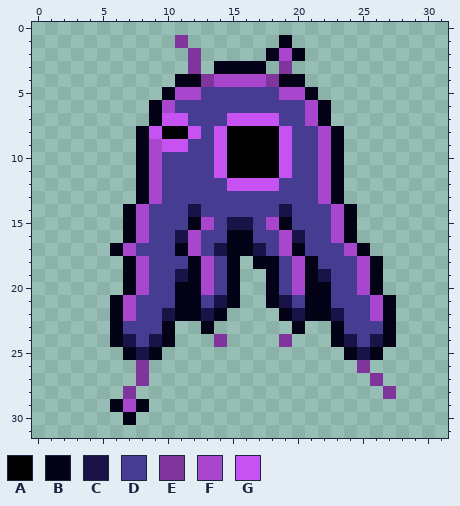
Edited in one commit: pixel-art file (Art/Textures/Enemies/Fate/fate_grasp.aseprite). Above: the version before the commit.
32x32 pixels, 1 frame.
Palette (. is transparent): A #000000  B #040217  C #191347  D #463c91  E #80359d  F #a846ce  G #c552f1
Pixels before, first column x 6:
 1 .....E.......B........
 2 ......E.....BFB.......
 3 ......E.BBBB.E........
 4 .....BBEFFFFEBB.......
 5 ....BFFDDDDDDFFB......
 6 ...BFDDDDDDDDDDFB.....
 7 ...BGGDDDGGGGDDFB.....
 8 ..BGAAGDGAAAAGDDFB....
 9 ..BFGGDDGAAAAGDDFB....
10 ..BFDDDDGAAAAGDDFB....
11 ..BFDDDDGAAAAGDDFB....
12 ..BFDDDDDGGGGDDDFB....
13 ..BFDDDDDDDDDDDDFB....
14 .BFDDDCDDDDDDCDDDFB...
15 .BFDDDBFDCCDFBDDDFB...
16 .BFDDCFDDBBDDFCDDFB...
17 BFDDDBFDCBBCDFBDDDFB..
18 .BFDDDBFDB.BBDFBDDDFB.
19 .BFDDCBFDB..BDFBCDDFB.
20 .BFDDBBFDB..BDFBBDDFB.
21 BFDDDBBDCB..BCDBBDDDFB
22 BFDDCBBCB....BCBBCDDFB
23 BDDDB..B......B..BDDDB
24 BCDCB...E....E...BCDCB
25 .BCB..............BCB.
26 ..E................E..
27 ..E.................E.
28 .E...................E
29 BFB...................
30 .B....................
And afterwards:
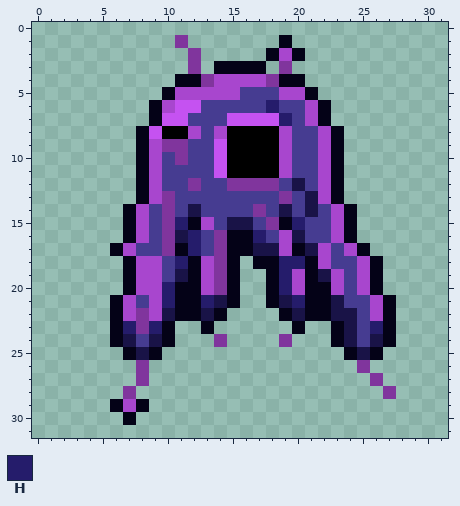
Colours new in this view: H #251c6b
Changes in this commit:
layer "Hull planes and fittings" added
Changed rows in their new state; - is an unchanged pixel.
Layer "Hull planes and fittings":
first column x 7:
 5 ------FFF-----------
 6 ----GG-----H--------
 7 ------------H-------
 8 -----F-F----F-------
 9 ---EE-------F-------
10 ----E-------F-------
11 ------------F-------
12 -----E--EEEE-C------
13 ---E--------E-C-----
14 ---E------E---C-----
15 ---EH------E-H------
16 ---E-H-E--H---------
17 ---E-H-E---C--CF----
18 --F-H--E----HH-F----
19 --F----E----H---F---
20 --FH---E----H---F---
21 --FH--H------H--C---
22 -EF--------------C--
23 HEH--------------C-H
Where, in picture pixels (left, top, right, bottom), the same in both pictures:
changed: (123, 87, 383, 334)
